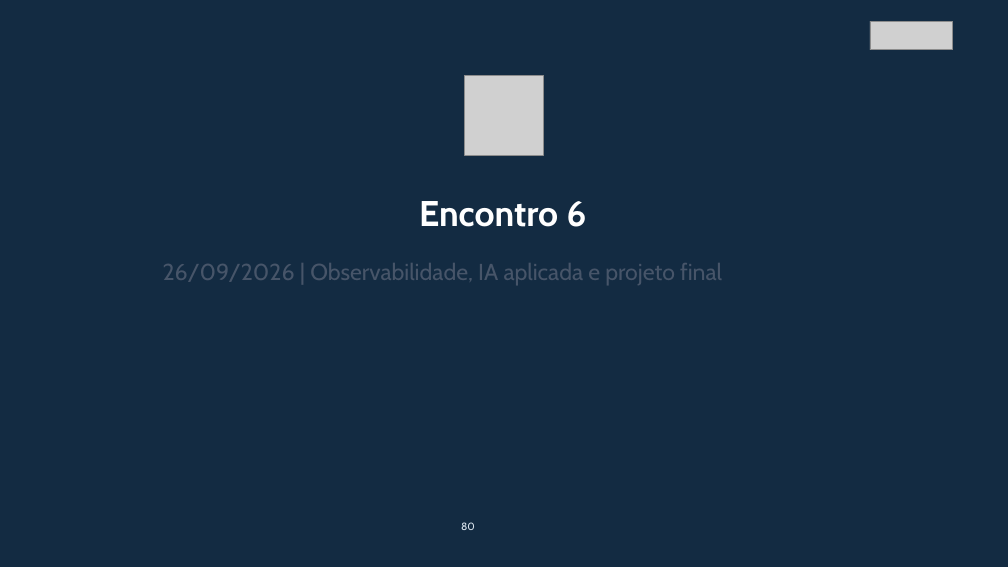
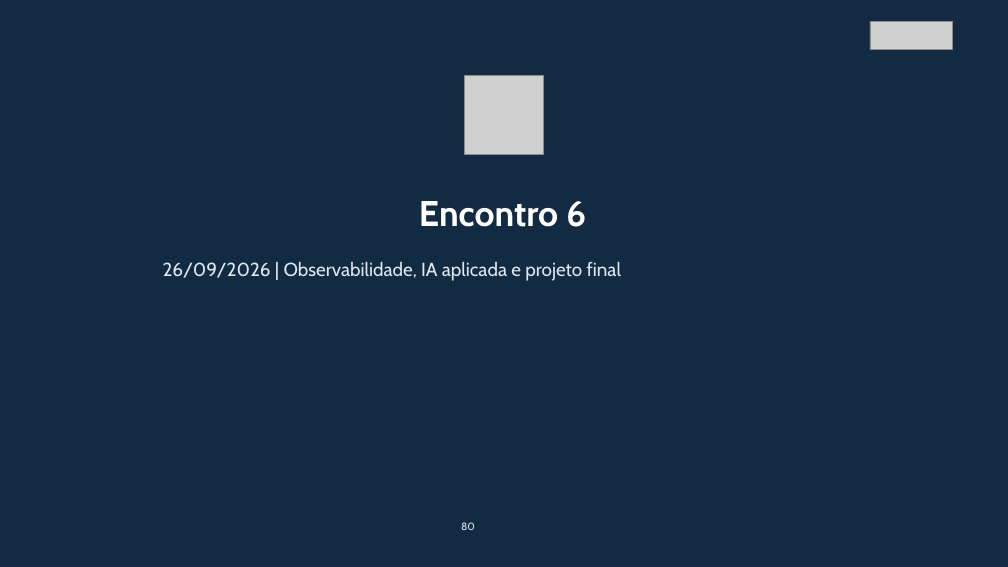
Before and after one commit to unifor-docente/desenvolvimento-software-integrado-devops, a slide deck: slide 80 of Slides/Desenvolvimento de Software Integrado - DevOps - Slides.pptx. Drawn at 1008x567 pixels with LibreOffice and Linux fonts; fonts in the diff are those of the drawing; grey boxes stand for pictures. Boxes give left, top, right and bottom in pixels: in the first picture for what was removed or moved away, otherwise in the second. Text is boxed around its words. In the diff, an @@ line names an element or a change of style, - is before the commit and + after.

```diff
--- a/Slides/Desenvolvimento de Software Integrado - DevOps - Slides.pptx
+++ b/Slides/Desenvolvimento de Software Integrado - DevOps - Slides.pptx
@@ text "26/09/2026 | Observabilidade, IA aplicada ..." at (163,262,621,281): size 22 to 18 pt, text colour #475569 to #DDE7F0 @@
```
Also in this commit, not shown: 6 other slides changed, 1 other file.
